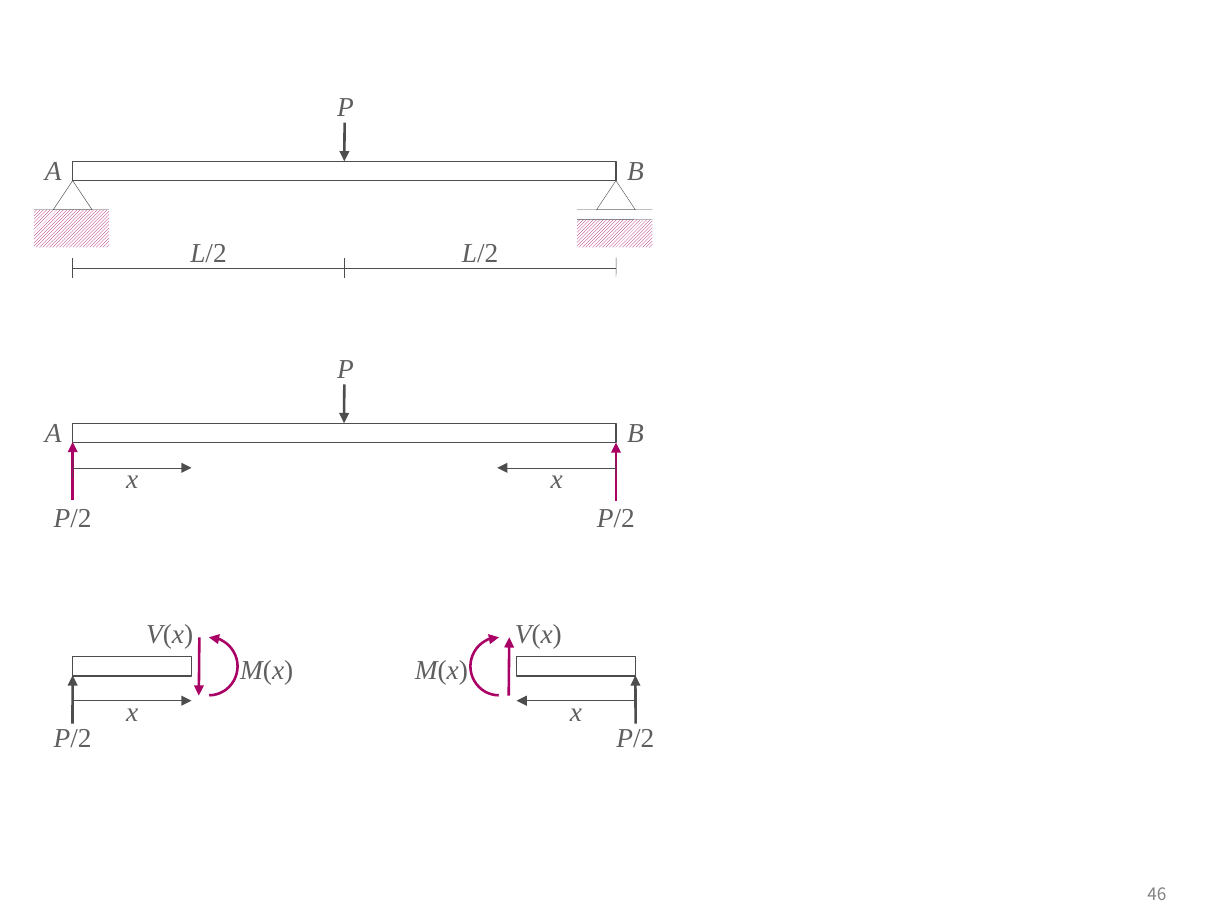
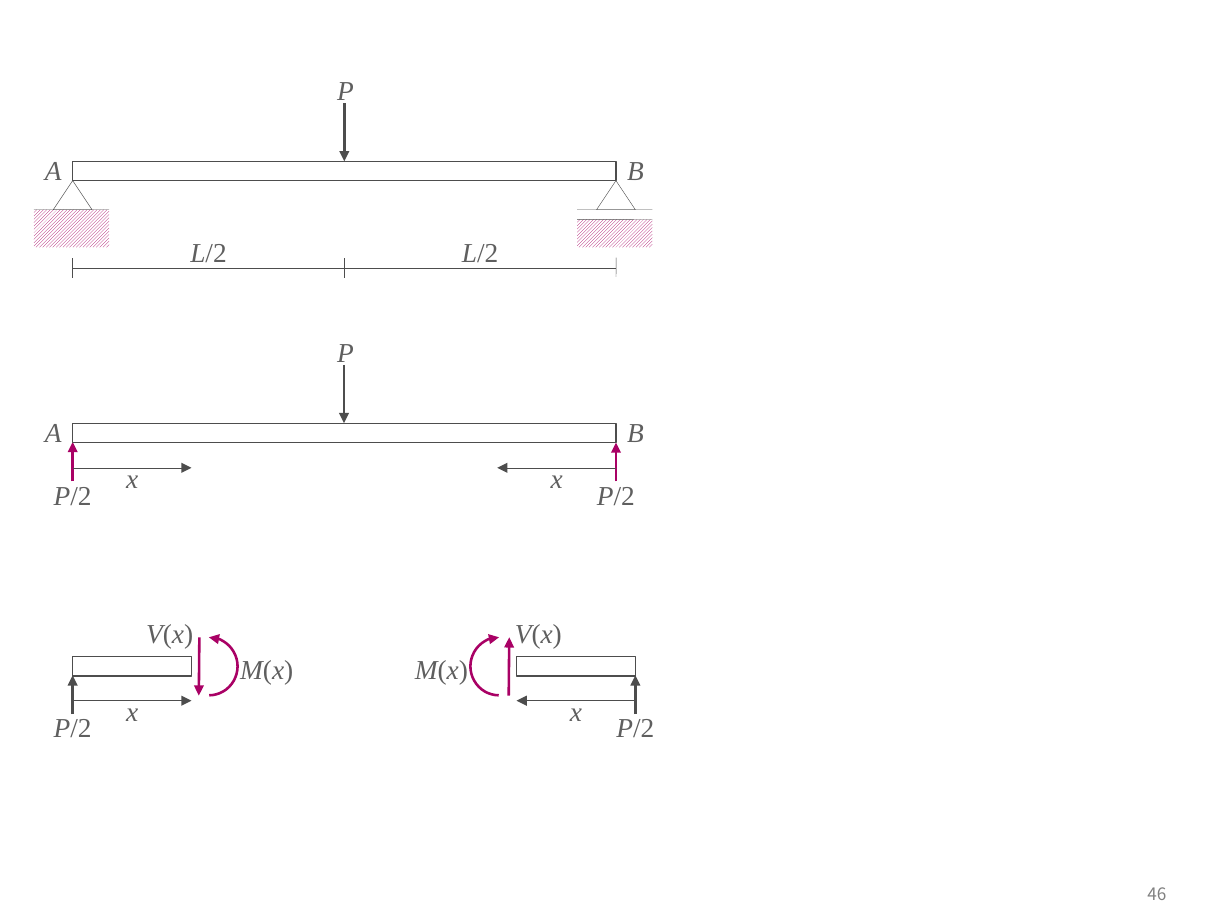
Before and after one commit to ironbell87/structural_mechanics_II, a slide deck: slide 46 of figures.pptx. Drawn at 1232x924 pixels with LibreOffice and Linux fonts; fonts in the diff are those of the drawing. Boxes give left, top, right and bottom in pixels: in the first picture for what was removed or moved away, otherwise in the second. Text is boxed around its words. In the diff, an @@ line names an element or a change of style, - is before the commit and + after.

```diff
--- a/figures.pptx
+++ b/figures.pptx
@@ text "P" rewrapped from [337, 98, 354, 116] to [337, 82, 354, 105] @@
@@ arrow moved from (345, 122) - (345, 161) to (345, 103) - (345, 161) @@
@@ text "P" rewrapped from [337, 360, 354, 378] to [337, 344, 354, 367] @@
@@ arrow moved from (345, 384) - (344, 423) to (344, 365) - (344, 423) @@
@@ arrow moved from (73, 500) - (73, 442) to (73, 482) - (73, 442) @@
@@ arrow moved from (616, 500) - (616, 442) to (616, 482) - (616, 442) @@
@@ text "P/2": place and size @@
-text "P/2" at [54, 509, 92, 527]
+text "P/2" at [54, 487, 92, 505]
@@ line removed from (73, 458) to (73, 478) @@
@@ text "P/2": place and size @@
-text "P/2" at [597, 509, 635, 527]
+text "P/2" at [597, 487, 635, 505]
@@ line removed from (616, 458) to (616, 478) @@
@@ arrow moved from (73, 723) - (73, 675) to (73, 715) - (73, 675) @@
@@ arrow moved from (636, 723) - (636, 675) to (636, 715) - (636, 675) @@
@@ text "P/2": place and size @@
-text "P/2" at [54, 729, 92, 747]
+text "P/2" at [54, 719, 92, 737]
@@ text "P/2": place and size @@
-text "P/2" at [616, 729, 654, 748]
+text "P/2" at [616, 719, 654, 738]
```
Also in this commit, not shown: 5 other slides changed, 20 other files.
